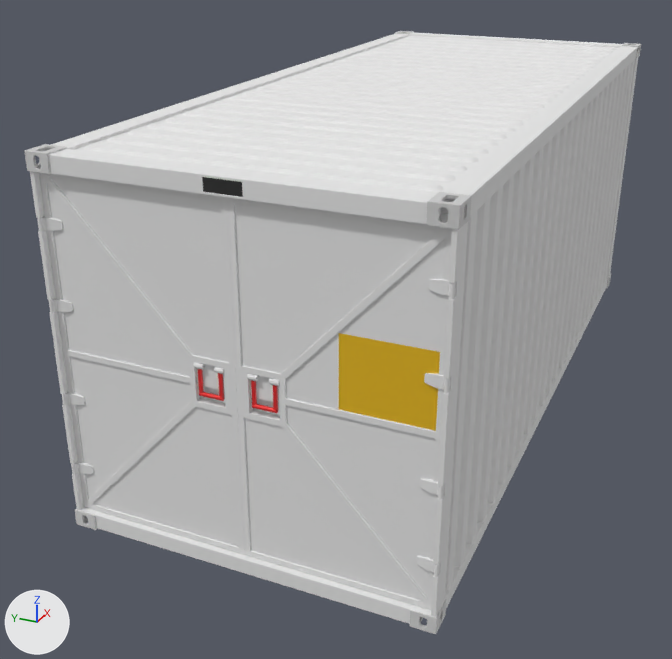
One commit to the glTF model assets/_universe/structures/buildings/habitat_container.glb: the scene before it, then after it.
Rendered twice from a camera (50 mm lens) standing at (-7.14, -2.5, 2.59) and looking at (-0.56, 0.46, -0.7). Every picture has the same lights, and +X, +Y and +Z are marked at lower left. The picture after the commit comes second. Where no turn or scale is listed for an object, it has been applied to the vertices.

Names of what the first picture shows: 'Id.001', 'frame', 'handle', 'left.door', 'right.door', 'right.wall', 'roof' and 2 more.
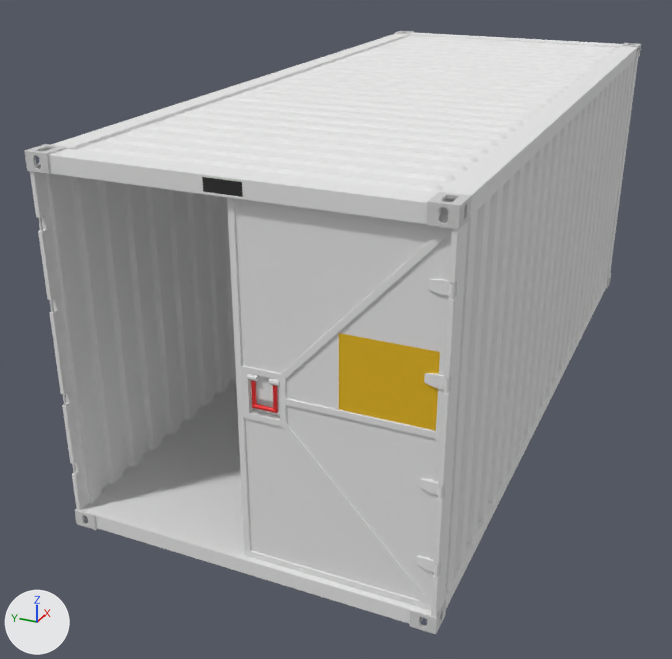
The edits, one by one:
Object 'left.door' (ob_left_door) is deleted.
Object 'handle' (ob_handle) is deleted.

Changed parts and their boxes (x1, y1, x2, y2) in the pictures (672 x 659 px):
'left.door', deleted: before (37, 173, 245, 555)
'handle', deleted: before (196, 363, 224, 401)
    faces in mat_material_011 (red #e72927): (198, 369, 224, 401)
'left.wall', unchanged, uncovered by the edit: after (57, 175, 236, 497)
